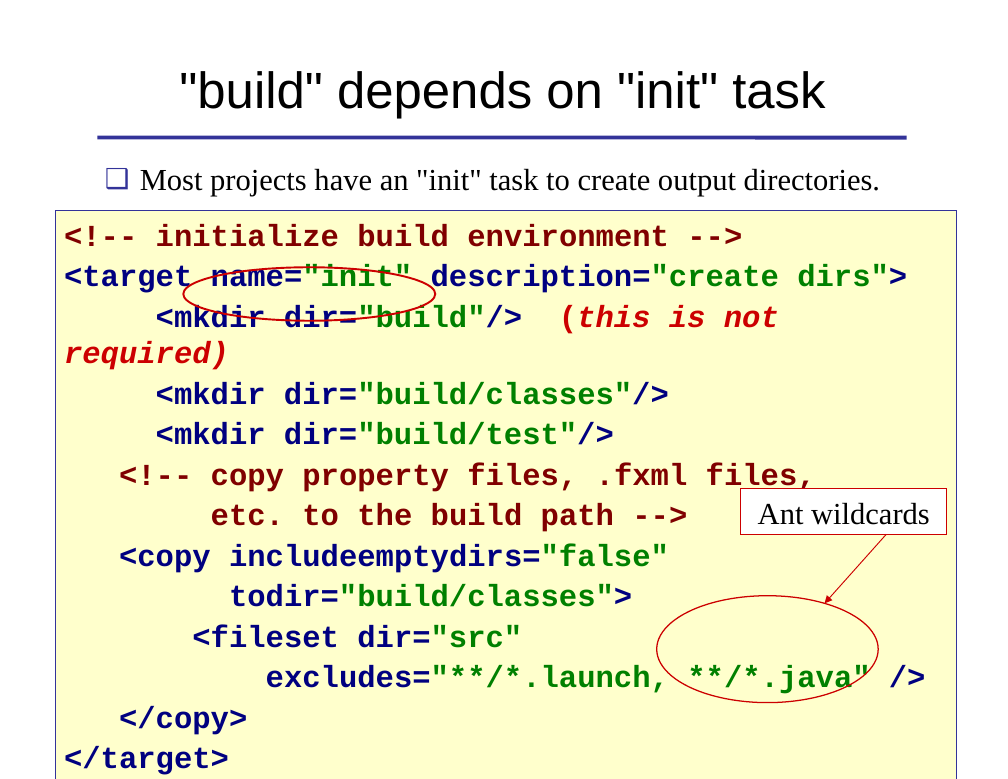
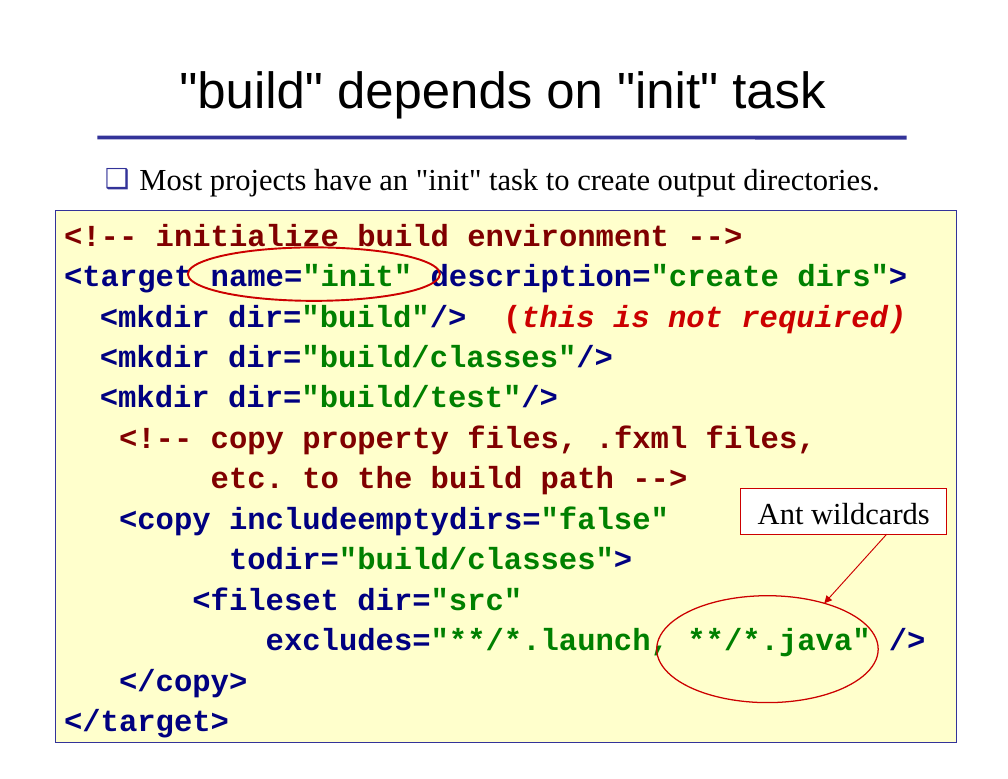
Before and after one commit to cpske/ISP, a slide deck: slide 15 of automate/Ant.ppt. Drawn at 1008x779 pixels with LibreOffice and Linux fonts; fonts in the diff are those of the drawing. Boxes give left, top, right and bottom in pixels: in the first picture for what was removed or moved away, otherwise in the second. Text is boxed around its words. In the diff, an @@ line names an element or a change of style, - is before the commit and + after.

```diff
--- a/automate/Ant.ppt
+++ b/automate/Ant.ppt
@@ rectangle "<!-- initialize build environment -->": place and size @@
-rectangle "<!-- initialize build environment -->" at box(55, 211, 956, 779)
+rectangle "<!-- initialize build environment -->" at box(55, 211, 956, 742)
@@ ellipse: place and size @@
-ellipse at box(183, 268, 435, 321)
+ellipse at box(188, 247, 440, 301)
```
Also in this commit, not shown: 7 other slides changed, 1 other file.
